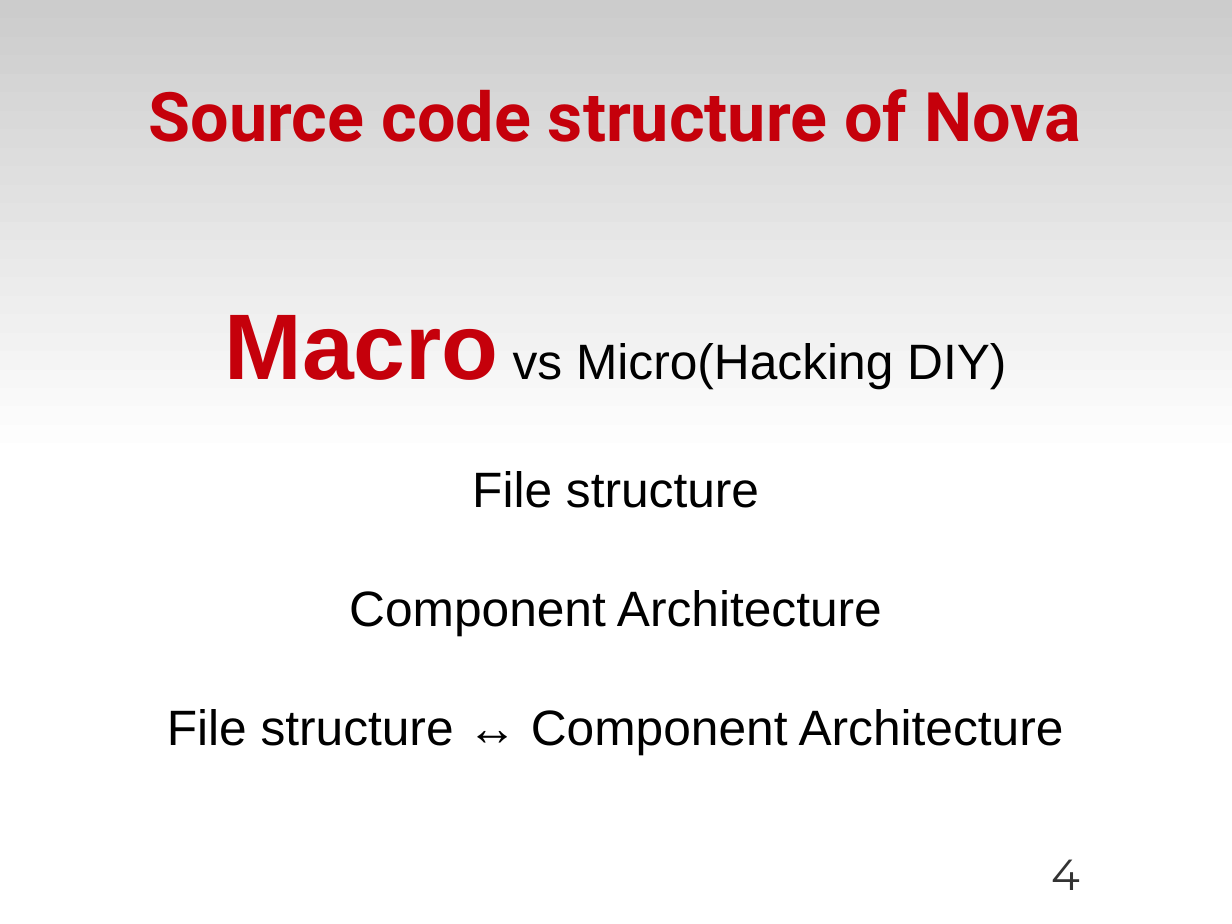
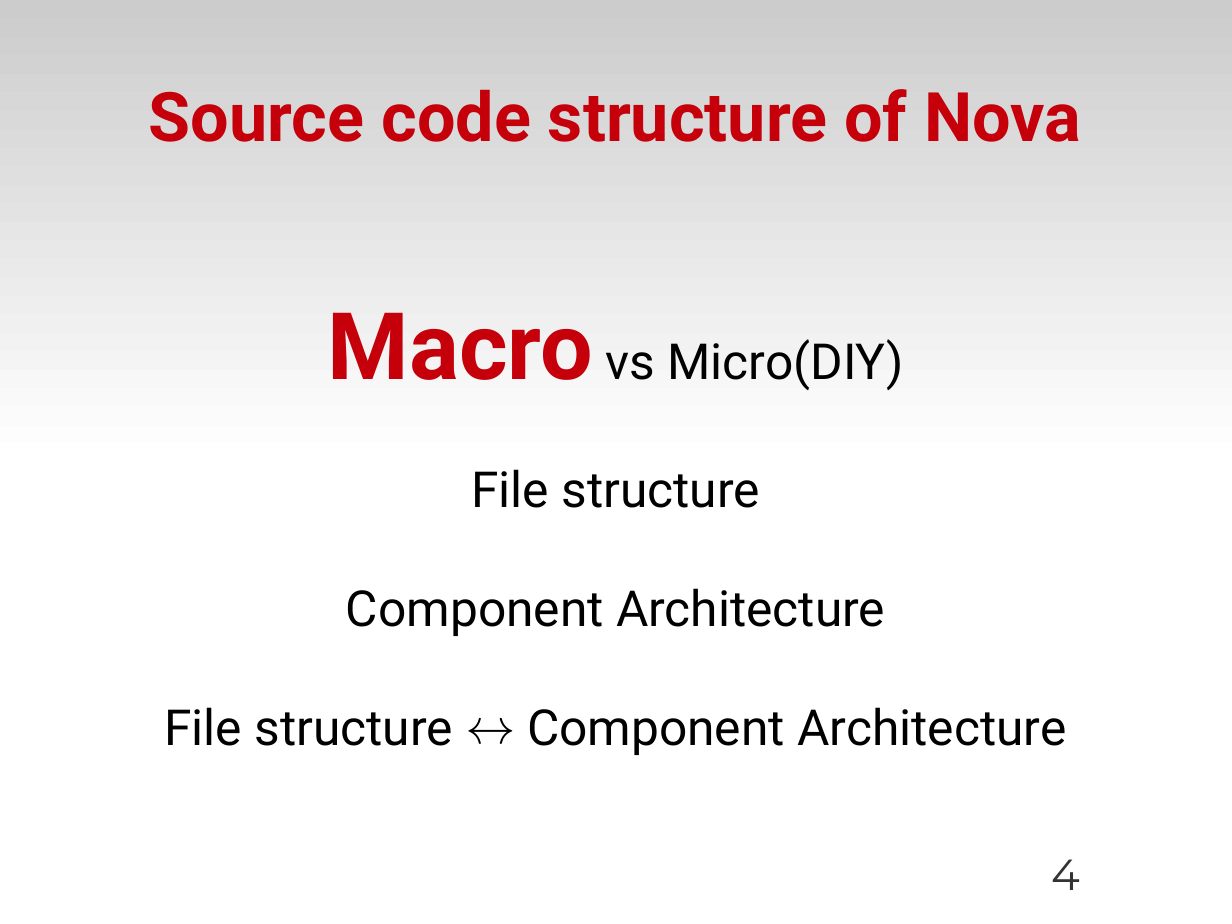
Before and after one commit to zyluo/talk-COSUG-2012, a slide deck: slide 4 of COSUG-2012.odp. Drawn at 1232x924 pixels with LibreOffice and Linux fonts; fonts in the diff are those of the drawing; background and template pictures are left out. Boxes give left, top, right and bottom in pixels: in the first picture for what was removed or moved away, otherwise in the second. Text is boxed around its words. In the diff, an @@ line names an element or a change of style, - is before the commit and + after.

```diff
--- a/COSUG-2012.odp
+++ b/COSUG-2012.odp
@@ subtitle at bbox=[328, 312, 903, 390]: text changed; font Arial to Roboto @@
-Macro vs Micro(Hacking DIY)
+Macro vs Micro(DIY)
@@ subtitle at bbox=[164, 469, 1066, 755]: font Arial to Roboto in "File structure", "Component Architecture", "File structure ↔ Component Architecture" @@
```
Also in this commit, not shown: 7 other slides changed, 6 slides added, 2 slides removed, 1 other file.
